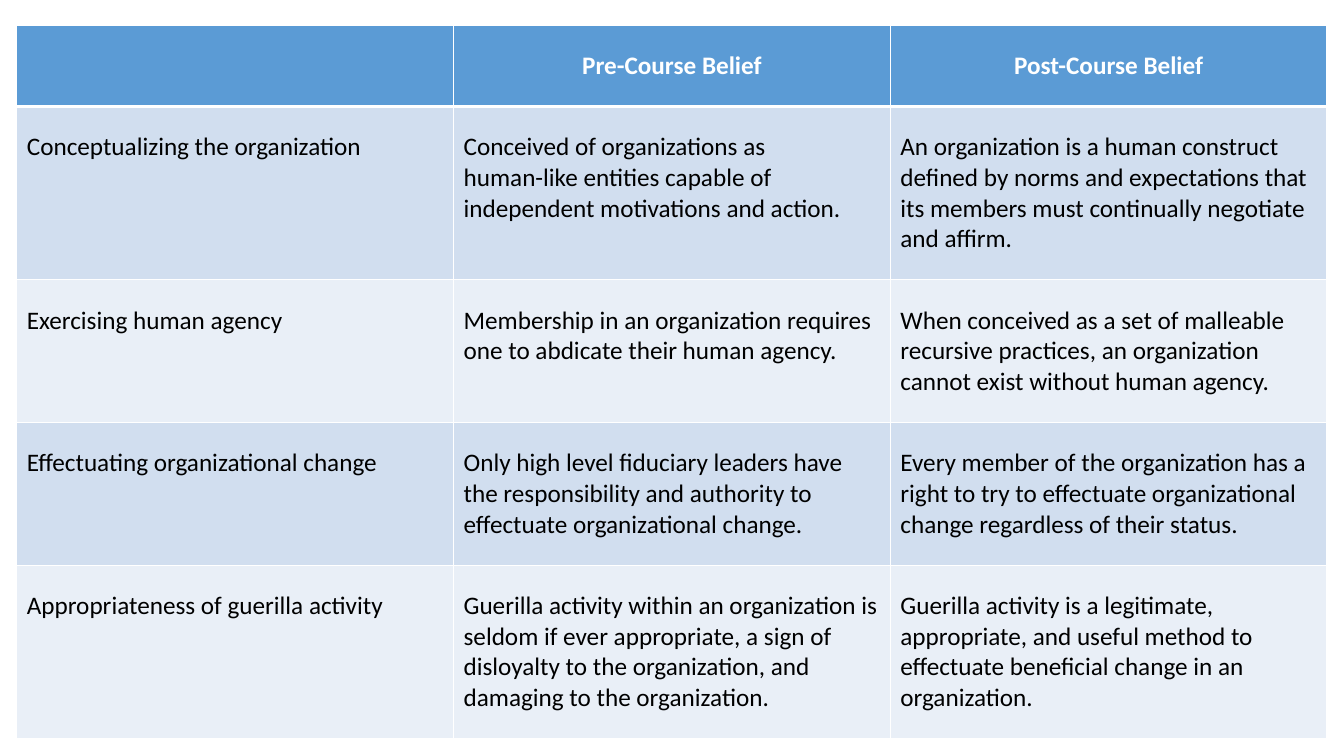
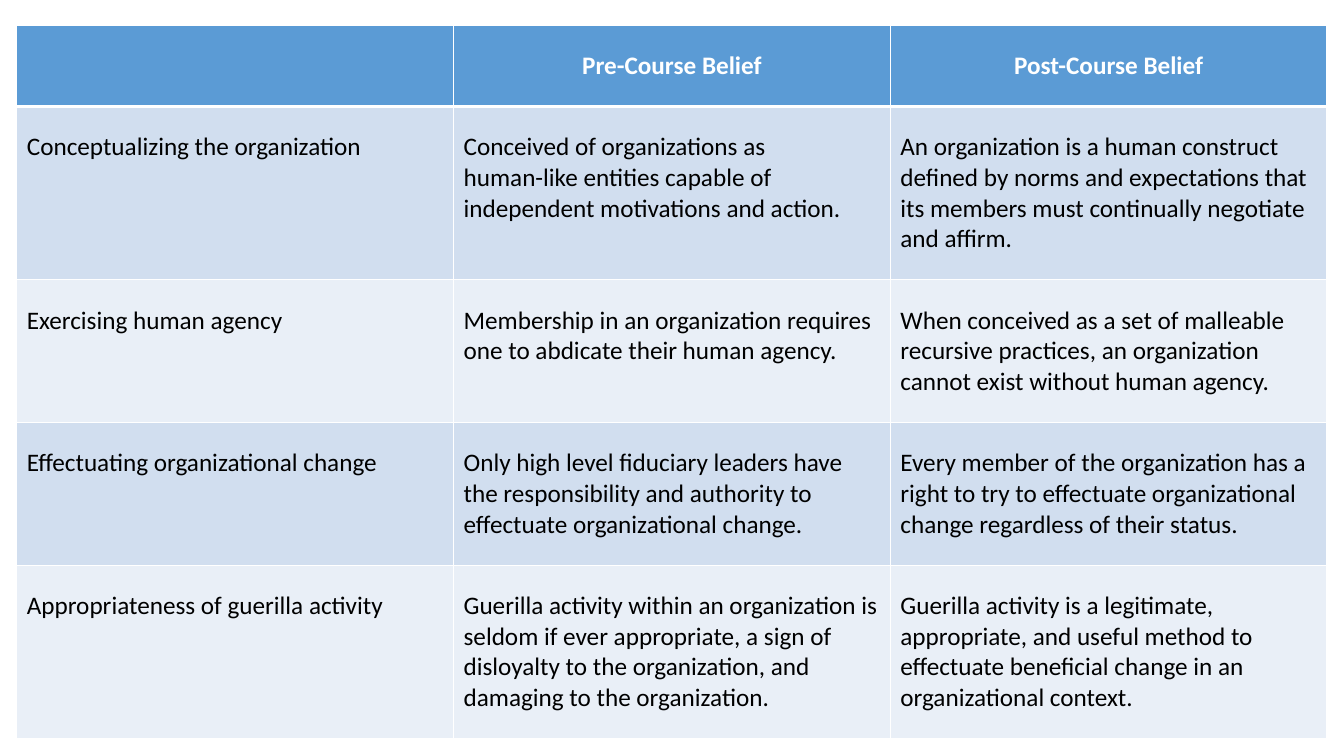
Before and after one commit to SLU-Courses-Townes/POLS6320, a slide deck: slide 2 of FinalPaper/Townes_POLS6320_2020_Spring_FinalPaper_Presentation_v00.pptx. Drawn at 1344x756 pixels with LibreOffice and Linux fonts; fonts in the diff are those of the drawing. Boxes give left, top, right and bottom in pixels: in the first picture for what was removed or moved away, otherwise in the second. Text is boxed around its words. In the diff, an @@ line names an element or a change of style, - is before the commit and + after.

```diff
--- a/FinalPaper/Townes_POLS6320_2020_Spring_FinalPaper_Presentation_v00.pptx
+++ b/FinalPaper/Townes_POLS6320_2020_Spring_FinalPaper_Presentation_v00.pptx
@@ table at box(17, 25, 1327, 731) @@
-row 5, column 3: Guerilla activity is a legitimate, appropriate, and useful method to effectuate beneficial change in an organization.
+row 5, column 3: Guerilla activity is a legitimate, appropriate, and useful method to effectuate beneficial change in an organizational context.
```
Also in this commit, not shown: 5 other slides changed, 1 other file.
